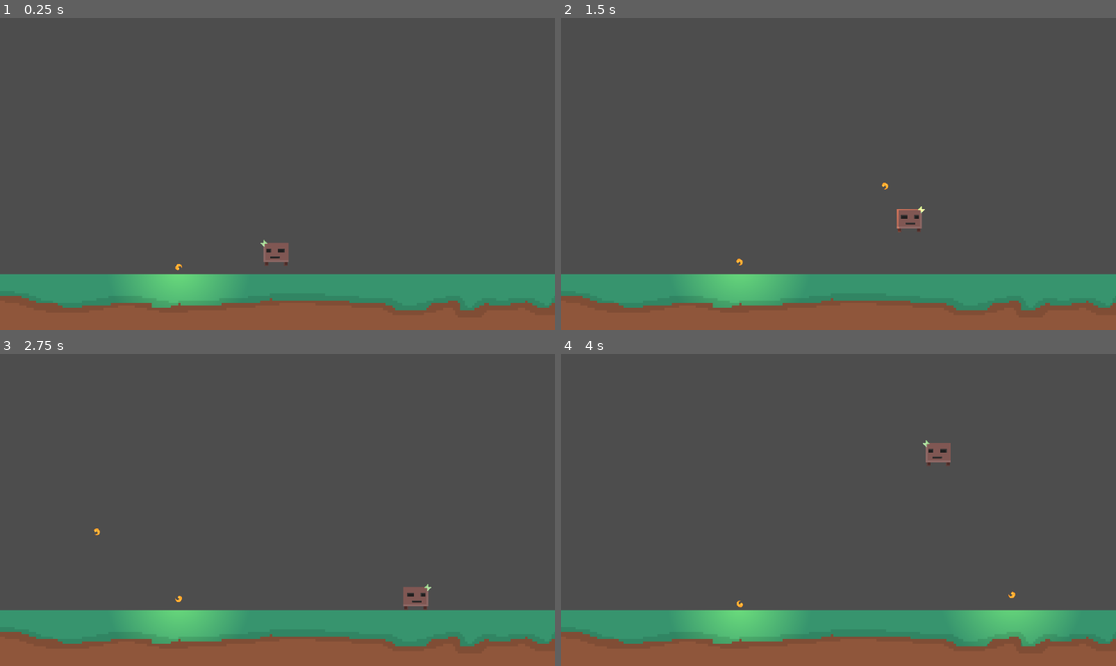
Above: before the commit, frames 1-4 (two rows, left to right).
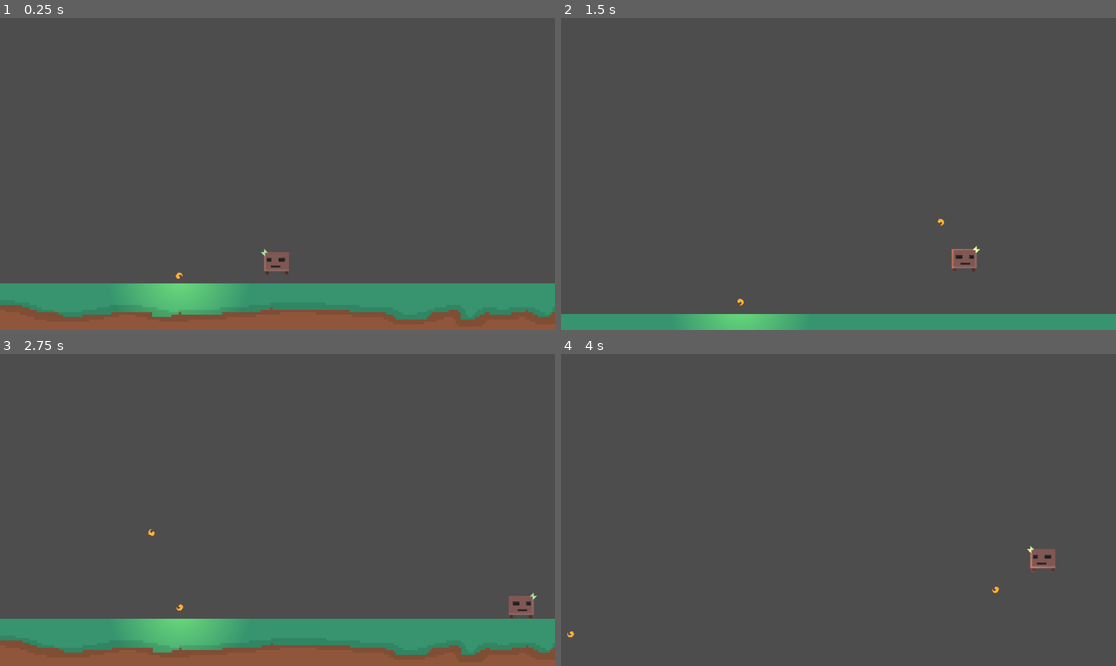
Above: after the commit, the same moments.

Repository: Fireball9670/Jump-and-Run
Game: Godot game, scene res://scenes/levels/level.tscn
Same seed, same stepped clock (60 frames per second), same inputs: the game is played once before the commit and once after it.
Inputs (mouse positions are in pixels of both pictures, inside the frame that each line leads up to):
- Up to frame 1 (0.25 s): no input
- Up to frame 2 (1.5 s): move the mouse to (960, 158) at 0.52 s; hold D (right) 0.53-1.28 s; hold Right mouse button (secondary) 0.53-1.28 s; tap Space (jump) at 0.77 s; move the mouse to (727, 189) at 1.27 s; hold Down (down) from 1.28 s (still down); click (727, 189) at 1.35 s
- Up to frame 3 (2.75 s): tap Space (jump) at 1.52 s; right-click (166, 525) at 1.55 s; move the mouse to (333, 441) at 2.02 s; release Down (down) at 2.03 s; hold D (right) from 2.03 s (still down); hold Right mouse button (secondary) from 2.03 s (still down)
- Up to frame 4 (4 s): move the mouse to (810, 572) at 2.77 s; release D (right) at 2.78 s; release Right mouse button (secondary) at 2.78 s; hold Up (up) 2.78-3.53 s; right-click (810, 572) at 2.85 s; tap Space (jump) at 3.02, 3.77 s; move the mouse to (1005, 556) at 3.52 s; press the mouse at (1005, 556) at 3.53 s; hold Left (left) from 3.53 s (still down); right-click (1005, 556) at 3.8 s

The runs differ from the first frame. In frame 1, 6.5% of the frame differs, in the area x 0-100%, y 71-97%; in frame 2, 18%; in frame 3, 6.3%; in frame 4, 19%, in the area x 0-100%, y 27-100%.

Commit message:
camera added

Diff:
--- a/scenes/levels/level.tscn
+++ b/scenes/levels/level.tscn
@@ -17,6 +17,14 @@
 [node name="Player" parent="." instance=ExtResource("2_hnri6")]
 position = Vector2(573, 439)
 
+[node name="Camera2D" type="Camera2D" parent="Player"]
+offset = Vector2(0, -150)
+limit_left = 0
+limit_right = 1150
+limit_bottom = 800
+limit_smoothed = true
+position_smoothing_enabled = true
+
 [node name="Projectiles" type="Node2D" parent="."]
 
 [node name="Fireball" parent="." instance=ExtResource("4_swa4n")]
--- a/scenes/player/player.gd
+++ b/scenes/player/player.gd
@@ -3,7 +3,7 @@
 var can_fire: bool = true
 
 var gravity = 1500.0
-const WALKSPEED = 200
+var walkspeed = 200
 
 signal fireball(pos, direction)
 
@@ -27,6 +27,7 @@
 
 func _physics_process(delta):
 	var direction = Input.get_vector("left","right","up","down")
+
 	if Input.is_action_just_pressed("up") or Input.is_action_just_pressed("jump"):
 		gravity = 1000.0
 		velocity.y = -600
@@ -34,7 +35,12 @@
 		gravity = 1500.0
 	else:
 		velocity.y += delta * gravity
-	velocity.x = direction.x * WALKSPEED
+
+	if Input.is_action_pressed("secondary"):
+		walkspeed = 350
+	if Input.is_action_just_released("secondary"):
+		walkspeed = 200
+	velocity.x = direction.x * walkspeed
 	move_and_slide()
 
 
